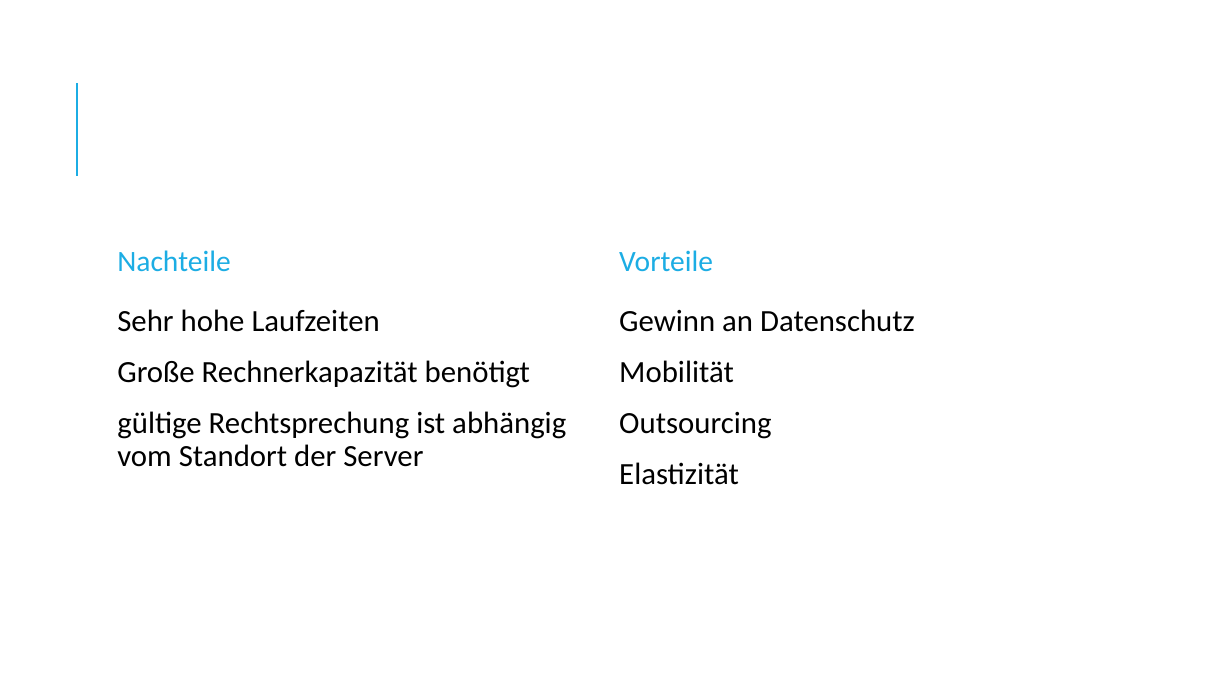
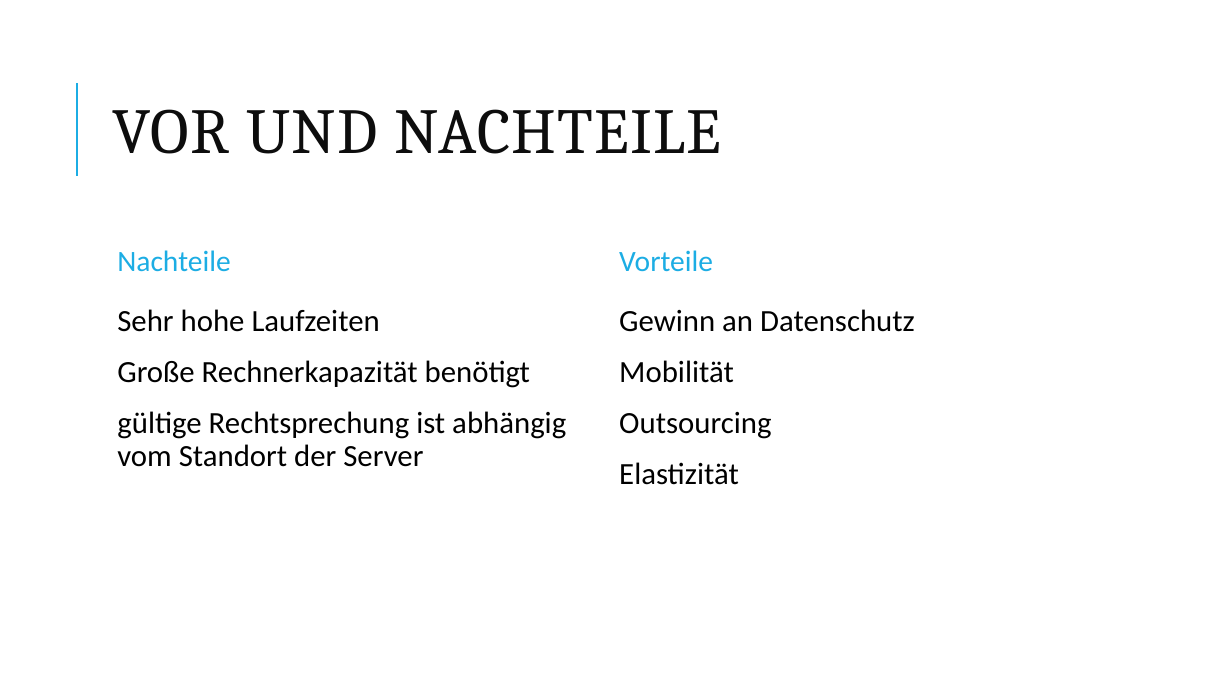
Before and after one commit to kohlerta/Krypto, a slide deck: slide 38 of hannah_raimund_tanja.pptx (slide 42 before the commit). Drawn at 1232x693 pixels with LibreOffice and Linux fonts; fonts in the diff are those of the drawing. Boxes give left, top, right and bottom in pixels: in the first picture for what was removed or moved away, otherwise in the second. Text is boxed around its words. In the diff, an @@ line names an element or a change of style, - is before the commit and + after.

```diff
--- a/hannah_raimund_tanja.pptx
+++ b/hannah_raimund_tanja.pptx
@@ title added at [113, 109, 721, 154], 50 pt, text #0D0D0D @@
+VOR UND NACHTEILE
```
Also in this commit, not shown: 16 other slides changed, 16 slides added, 10 slides removed, 7 other files.
